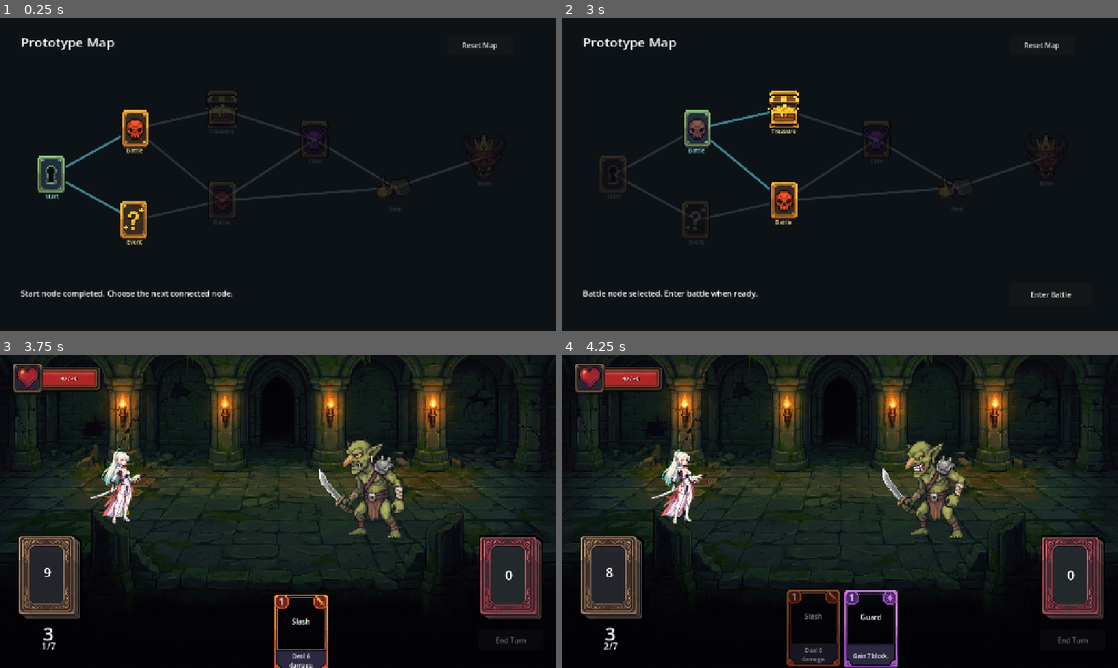
Above: before the commit, frames 1-4 (two rows, left to right).
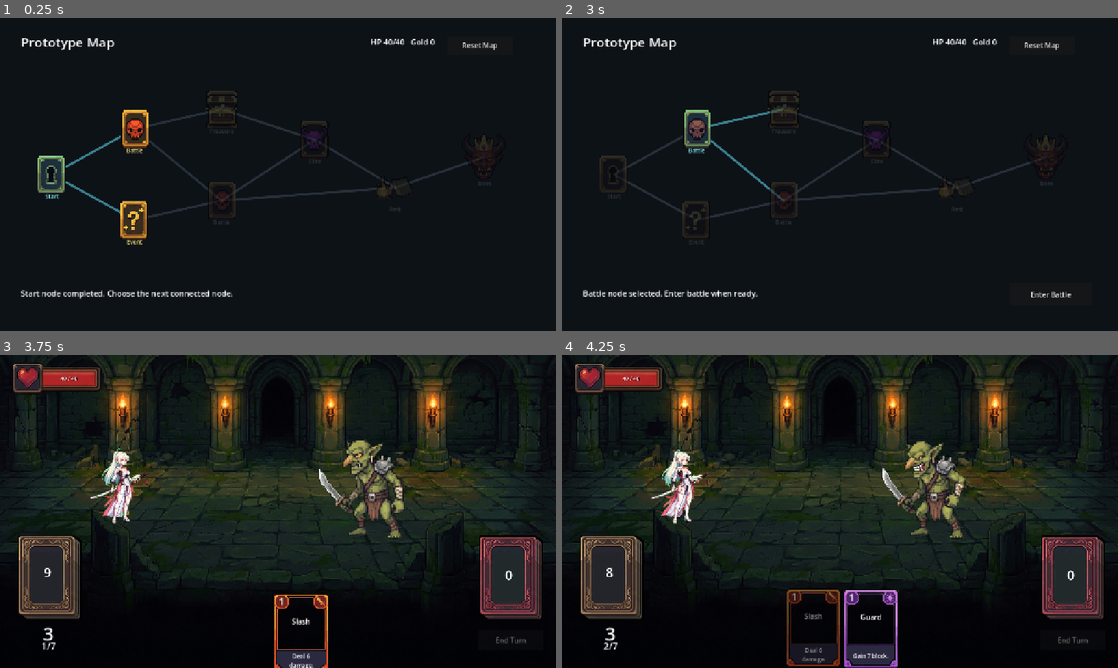
Above: after the commit, the same moments.

Repository: lbk0827/Project_A
Game: Godot game, scene res://scenes/map/map_screen.tscn
The game is run twice, just before and just after one commit, with the same random seed, the same clock (stepped at 60 frames per second) and the same inputs.
Inputs:
- Up to frame 1 (0.25 s): no input
- Up to frame 2 (3 s): click "Reset Map" at 0.5 s; click "Start" at 1.25 s; click "Start" at 2 s; click "Battle" at 2.75 s
- Up to frame 3 (3.75 s): click "Enter Battle" at 3.5 s
- Up to frame 4 (4.25 s): no input

The runs differ from the first frame. In frame 1, 0.1% of the frame differs, in the area x 66-79%, y 6-9%; in frame 2, 1.3%, in the area x 37-79%, y 6-66%; in frame 3, nothing differs; in frame 4, nothing differs.

Commit message:
맵 런 상태와 결과 노드 처리 보강
전투 노드와 결과 노드가 완료되기 전에는 다음 경로를 선택할 수 없도록 맵 진행 규칙을 보강했습니다.

이벤트, 보상, 휴식 노드에는 결과 패널과 Continue 흐름을 추가하고, 임시 효과로 골드 획득과 HP 회복을 RunState에 반영했습니다.

전투 승리 후 남은 HP를 런 상태에 저장하고, RunState 자동 로드는 전역 식별자 대신 /root 경로로 조회해 스크립트 컴파일 안정성을 높였습니다.

Diff:
--- a/project-a/scripts/core/ingame.gd
+++ b/project-a/scripts/core/ingame.gd
@@ -60,6 +60,9 @@
 var is_monster_targeted := false
 var draw_animation_card_index := -1
 
+func _run_state() -> Node:
+	return get_node_or_null("/root/RunState")
+
 func _ready():
 	_setup_scene()
 	_build_ui()
@@ -96,7 +99,10 @@
 	discard_pile.clear()
 	hand.clear()
 	battle_log.clear()
+	var run_state := _run_state()
 	player_hp = PLAYER_STATS.max_hp
+	if run_state != null and run_state.current_hp > 0:
+		player_hp = min(run_state.current_hp, PLAYER_STATS.max_hp)
 	player_block = 0
 	enemy_hp = MONSTER_STATS.max_hp
 	enemy_block = 0
@@ -293,7 +299,10 @@
 		end_turn_button.visible = false
 		restart_button.text = "Victory - Map"
 		restart_button.visible = true
-		RunState.complete_active_combat_node()
+		var run_state := _run_state()
+		if run_state != null:
+			run_state.current_hp = player_hp
+			run_state.complete_active_combat_node()
 		if is_instance_valid(monster_sprite):
 			monster_sprite.modulate = Color(0.45, 0.45, 0.45, 0.75)
 		_log("The enemy is defeated.")
@@ -317,6 +326,9 @@
 
 	if player_hp <= 0:
 		battle_over = true
+		var run_state := _run_state()
+		if run_state != null:
+			run_state.current_hp = player_hp
 		end_turn_button.visible = false
 		restart_button.text = "Defeat - Restart"
 		restart_button.visible = true
--- a/project-a/scripts/core/run_state.gd
+++ b/project-a/scripts/core/run_state.gd
@@ -1,15 +1,24 @@
 extends Node
 
 const START_NODE_ID := "start"
+const STARTING_MAX_HP := 40
 
 var current_node_id := START_NODE_ID
 var active_combat_node_id := ""
 var completed_nodes: Dictionary = {}
+var run_cleared := false
+var max_hp := STARTING_MAX_HP
+var current_hp := STARTING_MAX_HP
+var gold := 0
 
 func reset_run():
 	current_node_id = START_NODE_ID
 	active_combat_node_id = ""
 	completed_nodes.clear()
+	run_cleared = false
+	max_hp = STARTING_MAX_HP
+	current_hp = max_hp
+	gold = 0
 
 func start_combat_node(node_id: String):
 	active_combat_node_id = node_id
@@ -19,6 +28,8 @@
 		return
 	complete_node(active_combat_node_id)
 	current_node_id = active_combat_node_id
+	if active_combat_node_id == "boss_1":
+		run_cleared = true
 	active_combat_node_id = ""
 
 func complete_node(node_id: String):
@@ -28,3 +39,9 @@
 
 func is_node_completed(node_id: String) -> bool:
 	return completed_nodes.has(node_id)
+
+func gain_gold(amount: int):
+	gold = max(gold + amount, 0)
+
+func heal(amount: int):
+	current_hp = clamp(current_hp + amount, 0, max_hp)
--- a/project-a/scripts/map/map_screen.gd
+++ b/project-a/scripts/map/map_screen.gd
@@ -28,8 +28,16 @@
 var node_buttons: Dictionary = {}
 var log_label: Label
 var title_label: Label
+var run_status_label: Label
 var enter_battle_button: Button
+var result_panel: PanelContainer
+var result_title_label: Label
+var result_body_label: Label
+var continue_node_button: Button
 var selected_combat_node_id := ""
+
+func _run_state() -> Node:
+	return get_node_or_null("/root/RunState")
 
 func _ready():
 	if size == Vector2.ZERO:
@@ -72,6 +80,14 @@
 	title_label.size = Vector2(420, 48)
 	add_child(title_label)
 
+	run_status_label = Label.new()
+	_mark_generated(run_status_label)
+	run_status_label.add_theme_font_size_override("font_size", 18)
+	run_status_label.horizontal_alignment = HORIZONTAL_ALIGNMENT_RIGHT
+	run_status_label.position = Vector2(730, 42)
+	run_status_label.size = Vector2(270, 34)
+	add_child(run_status_label)
+
 	log_label = Label.new()
 	_mark_generated(log_label)
 	log_label.text = ""
@@ -87,6 +103,7 @@
 	enter_battle_button.position = Vector2(1030, 610)
 	enter_battle_button.size = Vector2(190, 52)
 	enter_battle_button.visible = false
+	enter_battle_button.z_index = 40
 	enter_battle_button.pressed.connect(_on_enter_battle_pressed)
 	add_child(enter_battle_button)
 
@@ -95,8 +112,53 @@
 	reset_button.text = "Reset Map"
 	reset_button.position = Vector2(1030, 42)
 	reset_button.size = Vector2(150, 42)
+	reset_button.z_index = 40
 	reset_button.pressed.connect(_on_reset_pressed)
 	add_child(reset_button)
+
+	_build_result_panel()
+
+func _build_result_panel():
+	result_panel = PanelContainer.new()
+	_mark_generated(result_panel)
+	result_panel.visible = false
+	result_panel.position = Vector2(840, 190)
+	result_panel.size = Vector2(340, 250)
+	result_panel.z_index = 50
+	add_child(result_panel)
+
+	var style := StyleBoxFlat.new()
+	style.bg_color = Color(0.1, 0.12, 0.16, 0.96)
+	style.border_color = Color(0.75, 0.67, 0.42, 1.0)
+	style.border_width_left = 2
+	style.border_width_top = 2
+	style.border_width_right = 2
+	style.border_width_bottom = 2
+	style.corner_radius_top_left = 6
+	style.corner_radius_top_right = 6
+	style.corner_radius_bottom_right = 6
+	style.corner_radius_bottom_left = 6
+	result_panel.add_theme_stylebox_override("panel", style)
+
+	var content := VBoxContainer.new()
+	content.add_theme_constant_override("separation", 14)
+	result_panel.add_child(content)
+
+	result_title_label = Label.new()
+	result_title_label.add_theme_font_size_override("font_size", 22)
+	content.add_child(result_title_label)
+
+	result_body_label = Label.new()
+	result_body_label.autowrap_mode = TextServer.AUTOWRAP_WORD_SMART
+	result_body_label.add_theme_font_size_override("font_size", 15)
+	result_body_label.custom_minimum_size = Vector2(300, 118)
+	content.add_child(result_body_label)
+
+	continue_node_button = Button.new()
+	continue_node_button.text = "Continue"
+	continue_node_button.custom_minimum_size = Vector2(160, 42)
+	continue_node_button.pressed.connect(_on_continue_node_pressed)
+	content.add_child(continue_node_button)
 
 func _build_map_nodes():
 	for node_data in map_nodes:
@@ -132,26 +194,38 @@
 	_set_current_node(node_id)
 
 func _set_current_node(node_id: String, complete_previous := true):
+	var run_state := _run_state()
+	if run_state == null:
+		return
 	if complete_previous and current_node_id != node_id:
-		RunState.complete_node(current_node_id)
+		run_state.complete_node(current_node_id)
 	current_node_id = node_id
-	RunState.current_node_id = current_node_id
+	run_state.current_node_id = current_node_id
+	_hide_node_result()
 
 	var node_data: Dictionary = node_lookup[current_node_id]
 	var node_type: String = node_data["type"]
-	selected_combat_node_id = current_node_id if node_type in ["battle", "elite", "boss"] else ""
+	var is_unresolved_combat := _is_combat_node(current_node_id) and not _is_node_completed(current_node_id)
+	var is_unresolved_result := _is_result_node(current_node_id) and not _is_node_completed(current_node_id)
+	selected_combat_node_id = current_node_id if is_unresolved_combat else ""
 	enter_battle_button.visible = not selected_combat_node_id.is_empty()
 
-	if node_type == "boss":
+	if run_state.run_cleared:
+		log_label.text = "Run cleared. Reset the map to start another prototype run."
+	elif _is_combat_node(current_node_id) and _is_node_completed(current_node_id):
+		log_label.text = "%s cleared. Choose the next connected node." % node_data["label"]
+	elif is_unresolved_result:
+		log_label.text = "%s node resolved. Confirm the result to continue." % node_data["label"]
+		_show_node_result(node_data)
+	elif node_type == "boss":
 		log_label.text = "Boss node selected. Enter the final battle when ready."
 	elif node_type in ["battle", "elite"]:
 		log_label.text = "%s node selected. Enter battle when ready." % node_data["label"]
 	else:
 		log_label.text = "%s node completed. Choose the next connected node." % node_data["label"]
-		if node_type != "start":
-			RunState.complete_node(current_node_id)
 
 	_update_node_states()
+	_update_run_status()
 	queue_redraw()
 
 func _update_node_states():
@@ -172,24 +246,67 @@
 		return
 	if Engine.is_editor_hint():
 		return
+	var run_state := _run_state()
+	if run_state == null:
+		return
 	var node_data: Dictionary = node_lookup[selected_combat_node_id]
 	log_label.text = "Loading %s..." % node_data["label"]
-	RunState.start_combat_node(selected_combat_node_id)
+	run_state.start_combat_node(selected_combat_node_id)
 	get_tree().change_scene_to_file(INGAME_SCENE_PATH)
 
 func _on_reset_pressed():
-	RunState.reset_run()
+	var run_state := _run_state()
+	if run_state != null:
+		run_state.reset_run()
 	selected_combat_node_id = ""
+	_hide_node_result()
 	_set_current_node("start", false)
 
+func _on_continue_node_pressed():
+	if not _is_result_node(current_node_id):
+		return
+	var run_state := _run_state()
+	if run_state == null:
+		return
+	var node_data: Dictionary = node_lookup[current_node_id]
+	var result_text := _apply_result_node_effect(node_data["type"])
+	run_state.complete_node(current_node_id)
+	_hide_node_result()
+	log_label.text = "%s completed. %s" % [node_data["label"], result_text]
+	_update_node_states()
+	_update_run_status()
+	queue_redraw()
+
 func _is_selectable(node_id: String) -> bool:
+	var run_state := _run_state()
+	if run_state == null:
+		return false
+	if run_state.run_cleared:
+		return false
 	if node_id == current_node_id:
+		return false
+	if _is_result_node(current_node_id) and not _is_node_completed(current_node_id):
+		return false
+	if _is_combat_node(current_node_id) and not _is_node_completed(current_node_id):
 		return false
 	var current_node: Dictionary = node_lookup[current_node_id]
 	return node_id in current_node["next"]
 
+func _is_result_node(node_id: String) -> bool:
+	if not node_lookup.has(node_id):
+		return false
+	var node_data: Dictionary = node_lookup[node_id]
+	return node_data["type"] in ["event", "treasure", "rest"]
+
+func _is_combat_node(node_id: String) -> bool:
+	if not node_lookup.has(node_id):
+		return false
+	var node_data: Dictionary = node_lookup[node_id]
+	return node_data["type"] in ["battle", "elite", "boss"]
+
 func _is_node_completed(node_id: String) -> bool:
-	return RunState.is_node_completed(node_id)
+	var run_state := _run_state()
+	return run_state != null and run_state.is_node_completed(node_id)
 
 func _get_node_center(node_id: String) -> Vector2:
 	var node_data: Dictionary = node_lookup[node_id]
@@ -223,12 +340,63 @@
 func _mark_generated(node: Node):
 	node.set_meta("map_screen_generated", true)
 
+func _show_node_result(node_data: Dictionary):
+	if result_panel == null:
+		return
+	var node_type: String = node_data["type"]
+	result_title_label.text = node_data["label"]
+	result_body_label.text = _get_result_text(node_type)
+	result_panel.visible = true
+
+func _hide_node_result():
+	if result_panel != null:
+		result_panel.visible = false
+
+func _update_run_status():
+	if run_status_label == null:
+		return
+	var run_state := _run_state()
+	if run_state == null:
+		run_status_label.text = "HP --/--   Gold --"
+		return
+	run_status_label.text = "HP %d/%d   Gold %d" % [run_state.current_hp, run_state.max_hp, run_state.gold]
+
+func _apply_result_node_effect(node_type: String) -> String:
+	var run_state := _run_state()
+	if run_state == null:
+		return "Choose the next node."
+	match node_type:
+		"event":
+			run_state.gain_gold(10)
+			return "Gained 10 gold. Choose the next node."
+		"treasure":
+			run_state.gain_gold(50)
+			return "Gained 50 gold. Choose the next node."
+		"rest":
+			var before_hp := int(run_state.current_hp)
+			run_state.heal(12)
+			return "Recovered %d HP. Choose the next node." % (int(run_state.current_hp) - before_hp)
+		_:
+			return "Choose the next node."
+
+func _get_result_text(node_type: String) -> String:
+	match node_type:
+		"event":
+			return "An unstable anomaly flickers nearby. Event choices will be connected here later."
+		"treasure":
+			return "A sealed chest waits on the path. Reward selection will be connected here later."
+		"rest":
+			return "The party catches its breath. Healing and upgrade choices will be connected here later."
+		_:
+			return "This node has been resolved."
+
 func _load_run_state():
 	if Engine.is_editor_hint():
 		current_node_id = "start"
 		return
-	if node_lookup.has(RunState.current_node_id):
-		current_node_id = RunState.current_node_id
+	var run_state := _run_state()
+	if run_state != null and node_lookup.has(run_state.current_node_id):
+		current_node_id = run_state.current_node_id
 	else:
 		current_node_id = "start"
 
